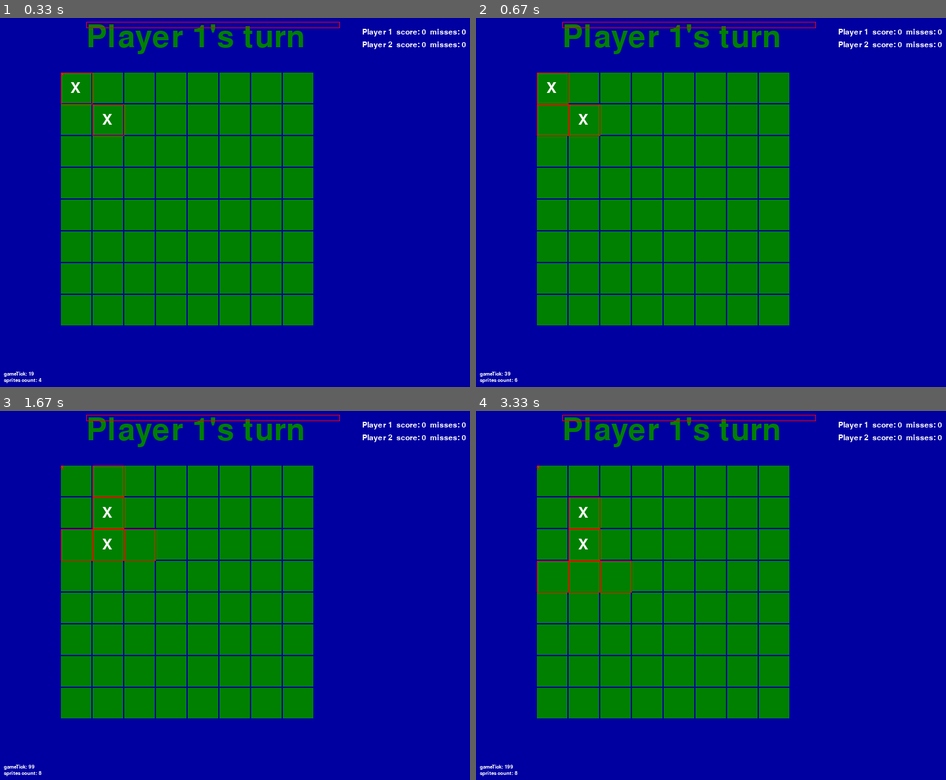
Above: before the commit, frames 1-4 (two rows, left to right).
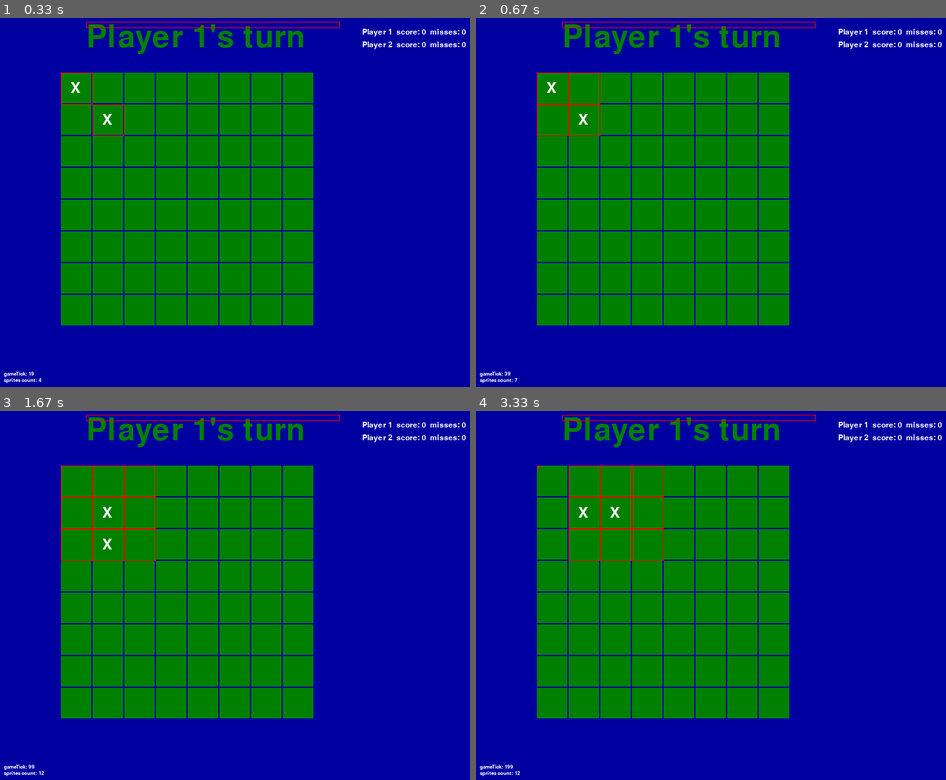
Above: after the commit, the same moments.

Repository: connorsadler/pygamehelperpublic
Game: pygame game, started from samplegame7b_turnbased.py
Two runs of this game, one before a commit and one after it. Both use one fixed random seed, a clock stepped at 60 frames per second and the inputs below.
Inputs (mouse positions are in pixels of both pictures, inside the frame that each line leads up to):
- Up to frame 1 (0.33 s): no input
- Up to frame 2 (0.67 s): click (537, 73) at 0.38 s
- Up to frame 3 (1.67 s): click "X" at 0.72 s; click (94, 536) at 1.05 s; click "X" at 1.38 s
- Up to frame 4 (3.33 s): click (607, 518) at 1.72 s; click (537, 466) at 2.05 s; click "X" at 2.38 s; click (584, 514) at 2.72 s; click "X" at 3.05 s

Frame 1 is identical in both runs. In frame 2, less than 0.1% of the frame differs, in the area x 8-27%, y 14-99%; in frame 3, 0.3%; in frame 4, 0.8%, in the area x 8-40%, y 14-99%.

Commit message:
Allow moves all around yourself

Diff:
--- a/samplegame7b_turnbased.py
+++ b/samplegame7b_turnbased.py
@@ -134,9 +134,13 @@
         # Show move targets - these are the spaces this piece can possibly move to
         self.moveTargets = [ ]
         self.addMoveTargetMaybe(self.rowIdx - 1, self.columnIdx)
+        self.addMoveTargetMaybe(self.rowIdx - 1, self.columnIdx - 1)
+        self.addMoveTargetMaybe(self.rowIdx - 1, self.columnIdx + 1)
         self.addMoveTargetMaybe(self.rowIdx + 1, self.columnIdx)
         self.addMoveTargetMaybe(self.rowIdx + 1, self.columnIdx - 1)
         self.addMoveTargetMaybe(self.rowIdx + 1, self.columnIdx + 1)
+        self.addMoveTargetMaybe(self.rowIdx, self.columnIdx - 1)
+        self.addMoveTargetMaybe(self.rowIdx, self.columnIdx + 1)
 
     def addMoveTargetMaybe(self, rowIdx, columnIdx):
         if self.gridHelper.isCellOnGrid(rowIdx, columnIdx):
